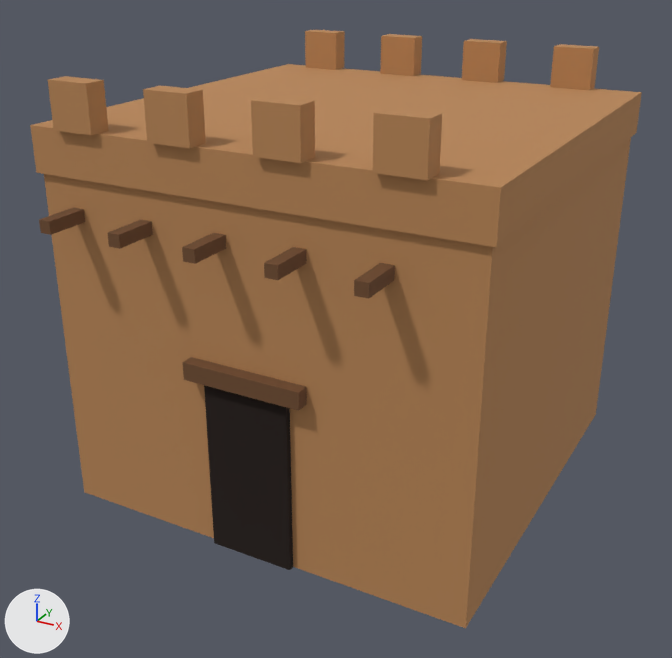
An edit to the glTF model assets/buildings/house_a.glb, drawn before and after from the same camera.
Rendered twice from a 50 mm camera at (4.89, -9.33, 6.44) aimed at (-0.07, -0.32, 1.94). Lighting does not change. The marker at lower left points along +X, +Y and +Z. The older version comes first. Vertices at exactly the same position are counted once.

Before the edit, the objects in view are built like this:
```python
me_house = bpy.data.meshes.new('House')
me_house.from_pydata(...)  # 136 vertices, 204 faces; spans x -2.55..2.55, y -2.81..2.81, z 0.0..5.0
# faces by material slot: [120, 12, 72]
me_house.materials.append(mat_mud0)  # orange #b98656
me_house.materials.append(mat_opening)  # black #1d0f08
me_house.materials.append(mat_wood)  # brown #6e4a2c
ob_house = bpy.data.objects.new('House', me_house)
ob_house.location = (0.0, 0.0, 0.0)
```
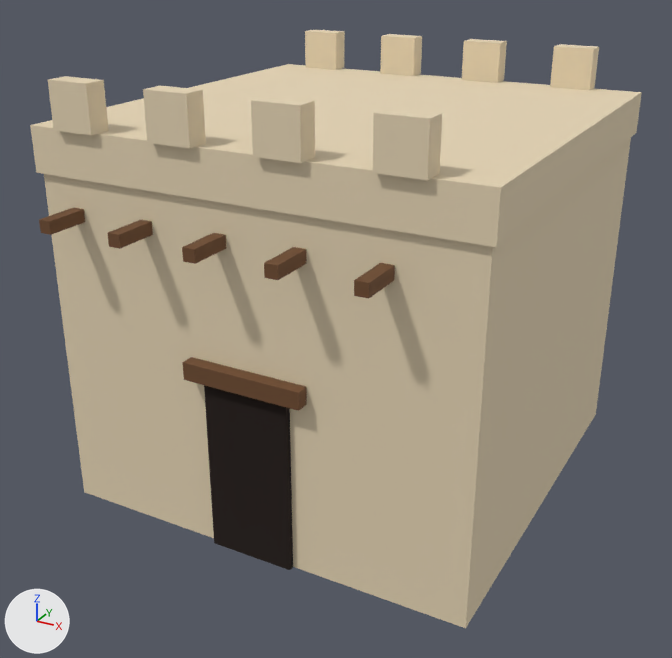
What changed in the scene script:
```text
Add mat_lime:
    mat_lime = principled_material('Lime')
    mat_lime.base_color = (0.791, 0.665, 0.462)  # beige #e6d5b5
    mat_lime.roughness = 0.9
Change me_house:
    where me_house.from_pydata(...)  # 136 vertices, 204 faces; spans x -2.55..2.55, y -2.81..2.81, z 0.0..5.0
    used by ob_house; location = (0.0, 0.0, 0.0)
    me_house part 1: all 120 faces that had it switch from mat_mud0 (orange #b98656) to mat_lime (beige #e6d5b5)
```

What differs and where, as boxes (x1, y1, x2, y2) in the pictures (672 x 658 px):
part 1 of me_house, recoloured (orange to beige): (30, 30, 642, 628) in both
